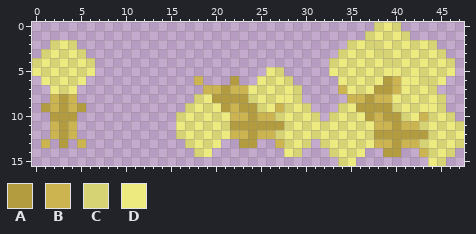
One commit to this pixel-art file: sprites/items/foodstuffs/wheat.aseprite. The picture above is the old version.
48x16 pixels, 1 frame.
Palette (. is transparent): A #b39c40  B #ccb450  C #d6d374  D #edea80
Pixels before, first column x 0:
 0 ......................................CDC.......
 1 .....................................CDCDC......
 2 ..CDC..............................CDCCDCDCDC...
 3 .CDCDC............................CDCDCCDCDCDC..
 4 CDCDCDC..........................CDCDCDCCDCDCDC.
 5 DCDCDCD...................DC.....DCDCDCDDCDCDCD.
 6 .DCDCD............B...A..DCDC.....DCDCDABDDCCD..
 7 ..DCD..............BBABBDCDCDC....BDCDAABDCDC...
 8 ..BAB.............CDAAAACDCDDC.....BBABBDCDCDC..
 9 .ABABA...........CDCDABAACDBCDC...CDAAAACDCDDC..
10 ..AAA...........CDCDCDBBABBCDCDC.CDCDABAACDBCDC.
11 ..BAB...........DCDCDCAAAAAACDCDCDCDCDBBABBCDCDC
12 ..BAB...........CDCDCDBBABBCDCDCDCDCDCAAAAAACDCD
13 .B.A.B...........CDCD..AA..BCDC.CDCDCDBBABBCDCDC
14 ..................CD........DC...CDCD..AA..BCDC.
15 ..................................CD........DC..
The result:
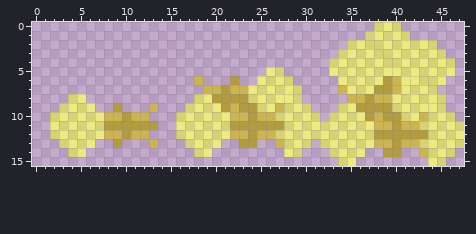
Diff:
Changed rows in their new state; - is an unchanged pixel.
first column x 0:
 2 --...---------
 3 -.....--------
 4 .......-------
 5 .......-------
 6 -.....--------
 7 --...---------
 8 --..CD--------
 9 -..CDCD--A---B
10 --CDCDCDBBABB-
11 --DCDCDCAAAAAA
12 --CDCDCDBBABB-
13 -.-CDCD--A---B
14 ----CD--------
Where, in picture pixels (left, top, right, bottom), the same in both pictures:
changed: (32, 40, 158, 157)
